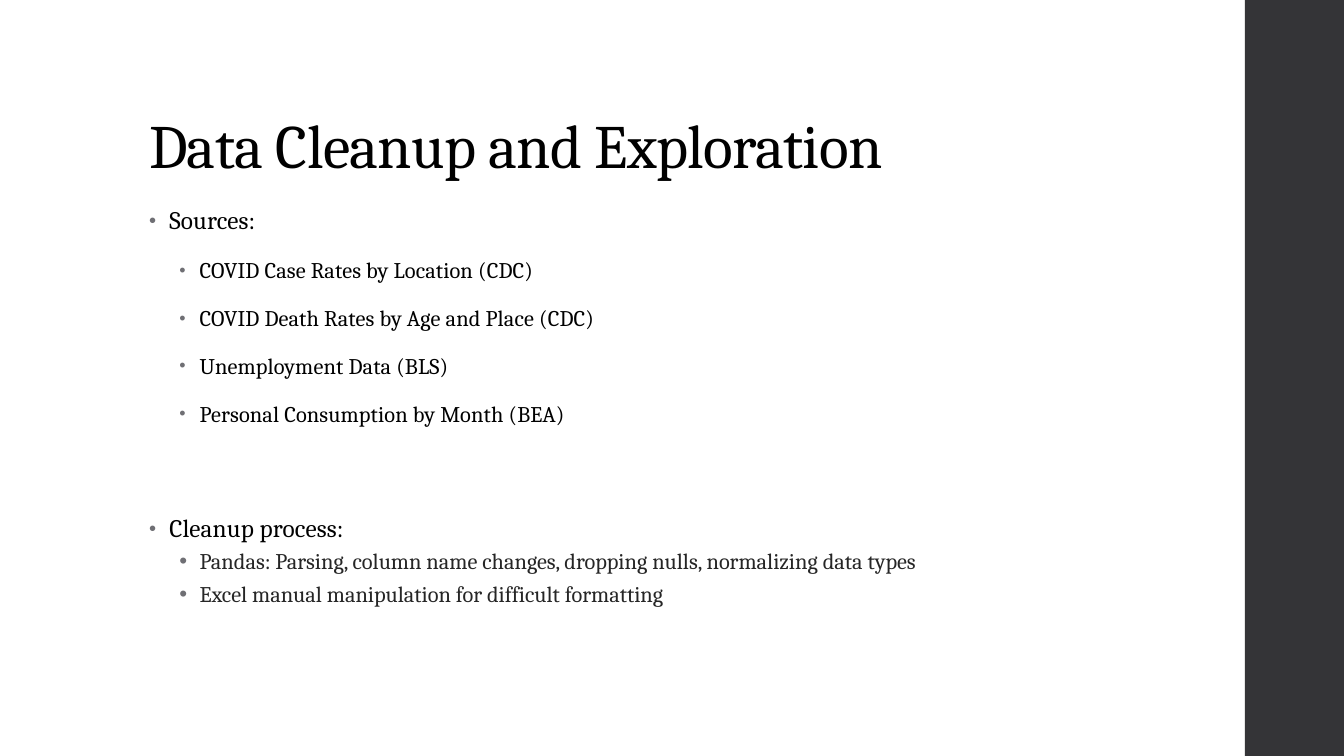
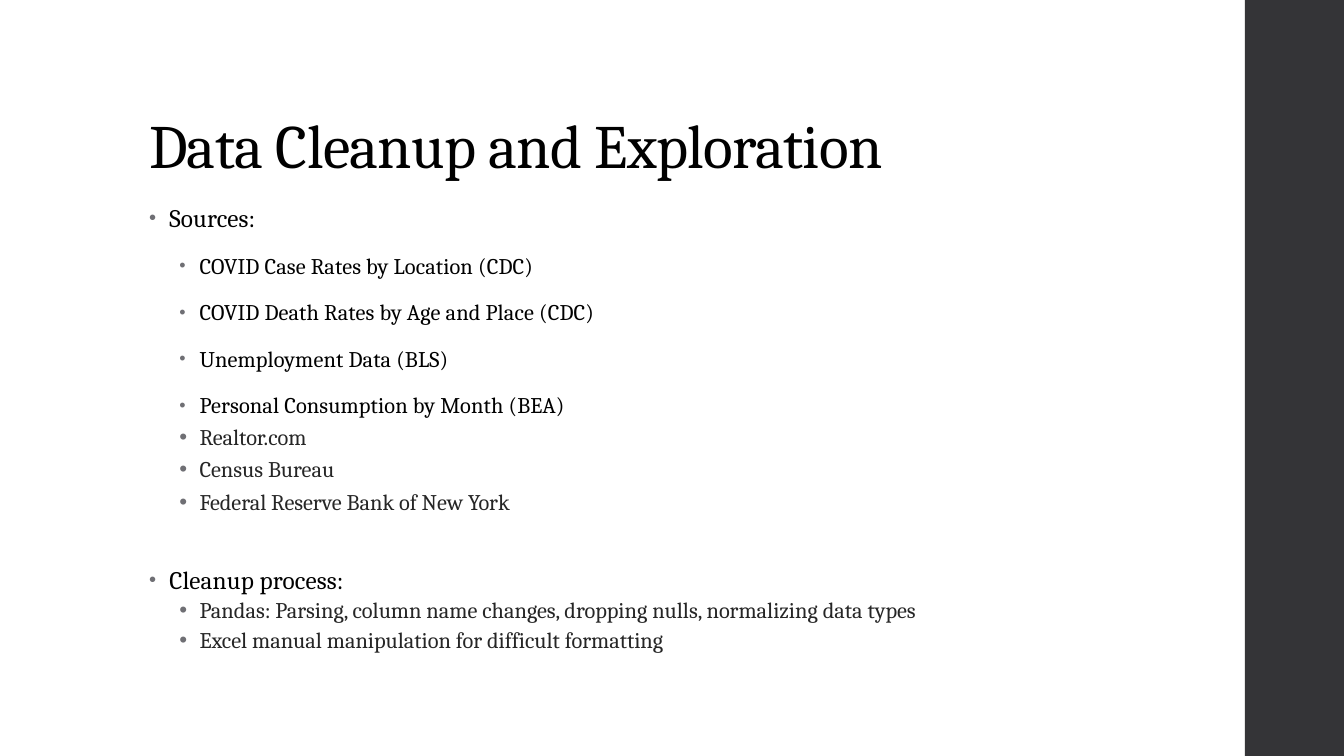
Before and after one commit to priscilla-wong/Project_1, a slide deck: slide 4 of Project_1_Slides.pptx. Drawn at 1344x756 pixels with LibreOffice and Linux fonts; fonts in the diff are those of the drawing. Boxes give left, top, right and bottom in pixels: in the first picture for what was removed or moved away, otherwise in the second. Text is boxed around its words. In the diff, an @@ line names an element or a change of style, - is before the commit and + after.

Commit message:
adding data to slides

```diff
--- a/Project_1_Slides.pptx
+++ b/Project_1_Slides.pptx
@@ text at (x1=169, y1=210, x2=916, y2=653): line spacing 0.95 to 0.85; line spacing 0.95 to 0.9; line spacing 0.9 to 0.8 @@
@@ text at (x1=200, y1=429, x2=510, y2=510): paragraphs added @@
+  • Realtor.com
+  • Census Bureau
+  • Federal Reserve Bank of New York
```
